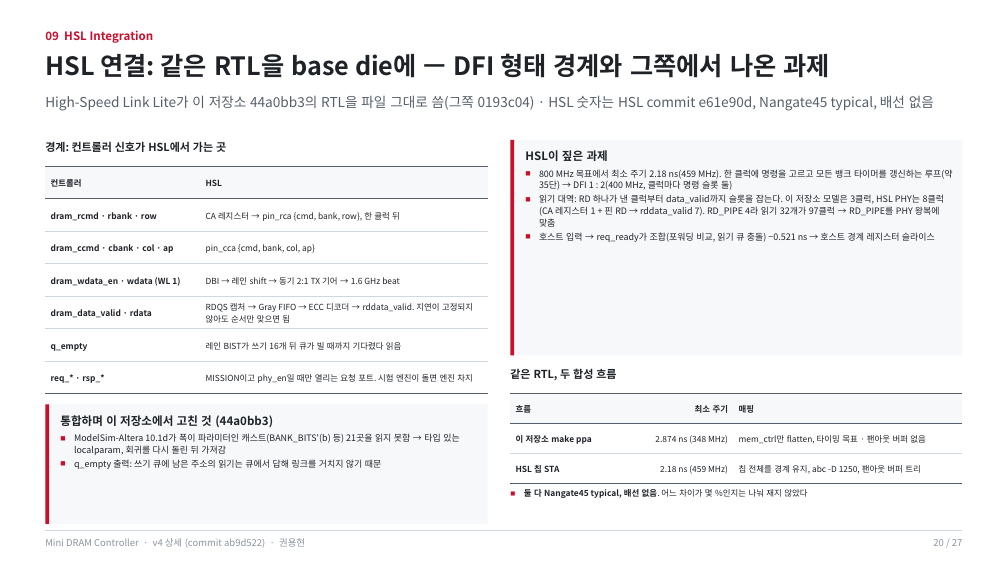
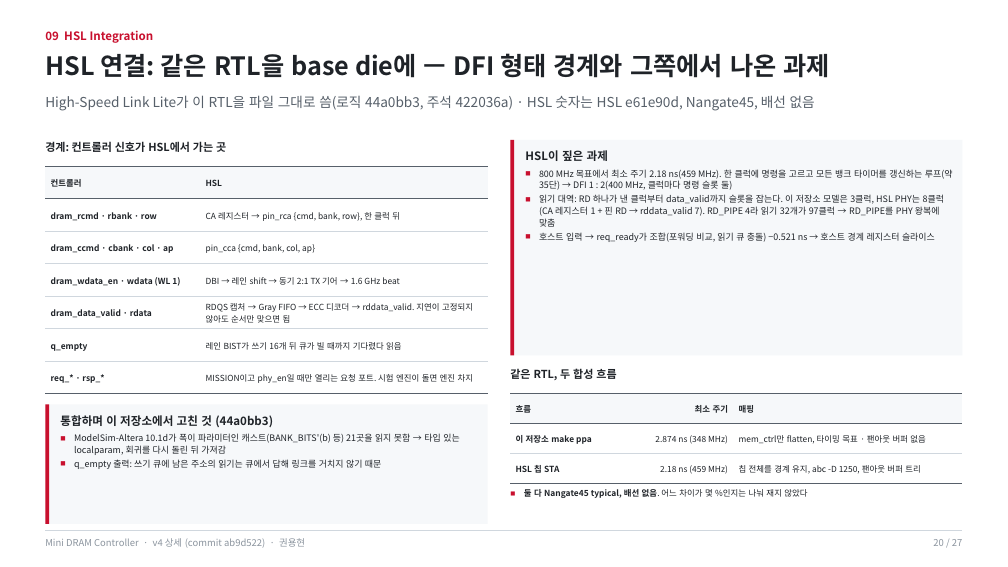
Before and after one commit to yhkwon-git/mini-dram-controller, a slide deck: slide 20 of portfolio-deck/MiniDramController_Portfolio.pptx. Drawn at 1008x567 pixels with LibreOffice and Linux fonts; fonts in the diff are those of the drawing. Boxes give left, top, right and bottom in pixels: in the first picture for what was removed or moved away, otherwise in the second. Text is boxed around its words. In the diff, an @@ line names an element or a change of style, - is before the commit and + after.

```diff
--- a/portfolio-deck/MiniDramController_Portfolio.pptx
+++ b/portfolio-deck/MiniDramController_Portfolio.pptx
@@ text at <box>45,95,815,111</box>: text changed @@
-High-Speed Link Lite가 이 저장소 44a0bb3의 RTL을 파일 그대로 씀(그쪽 0193c04) · HSL 숫자는 HSL commit e61e90d, Nangate45 typical, 배선 없음
+High-Speed Link Lite가 이 RTL을 파일 그대로 씀(로직 44a0bb3, 주석 422036a) · HSL 숫자는 HSL e61e90d, Nangate45, 배선 없음
```
Also in this commit, not shown: 2 other files.
